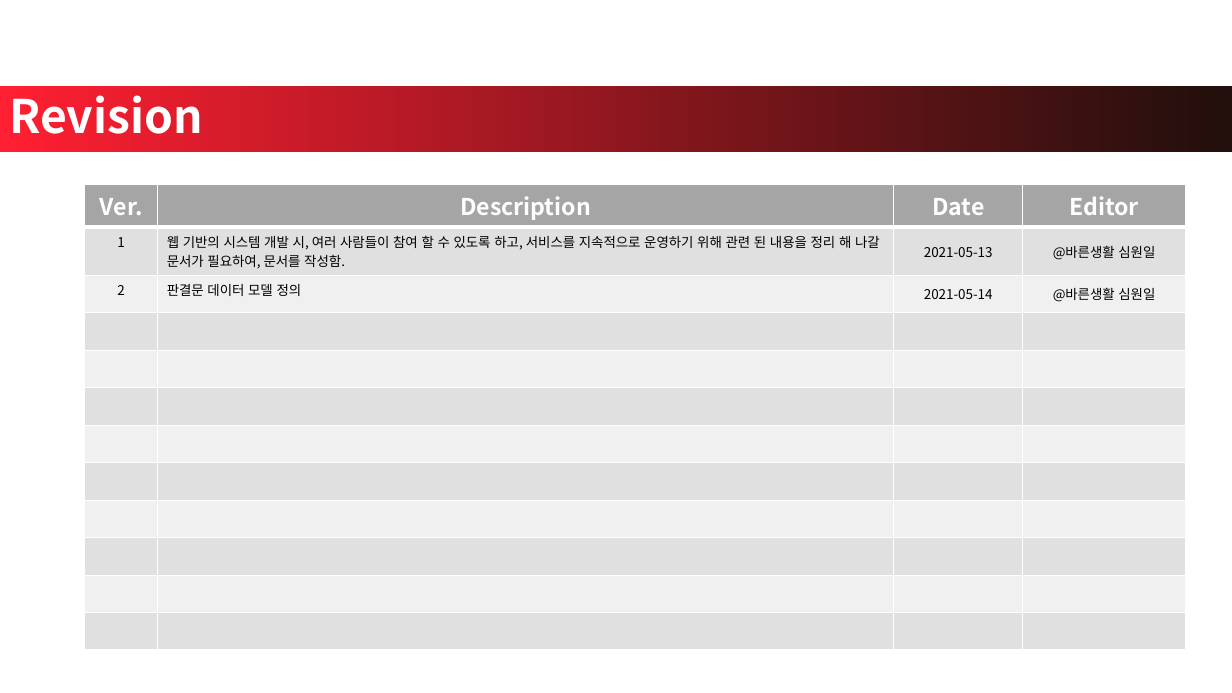
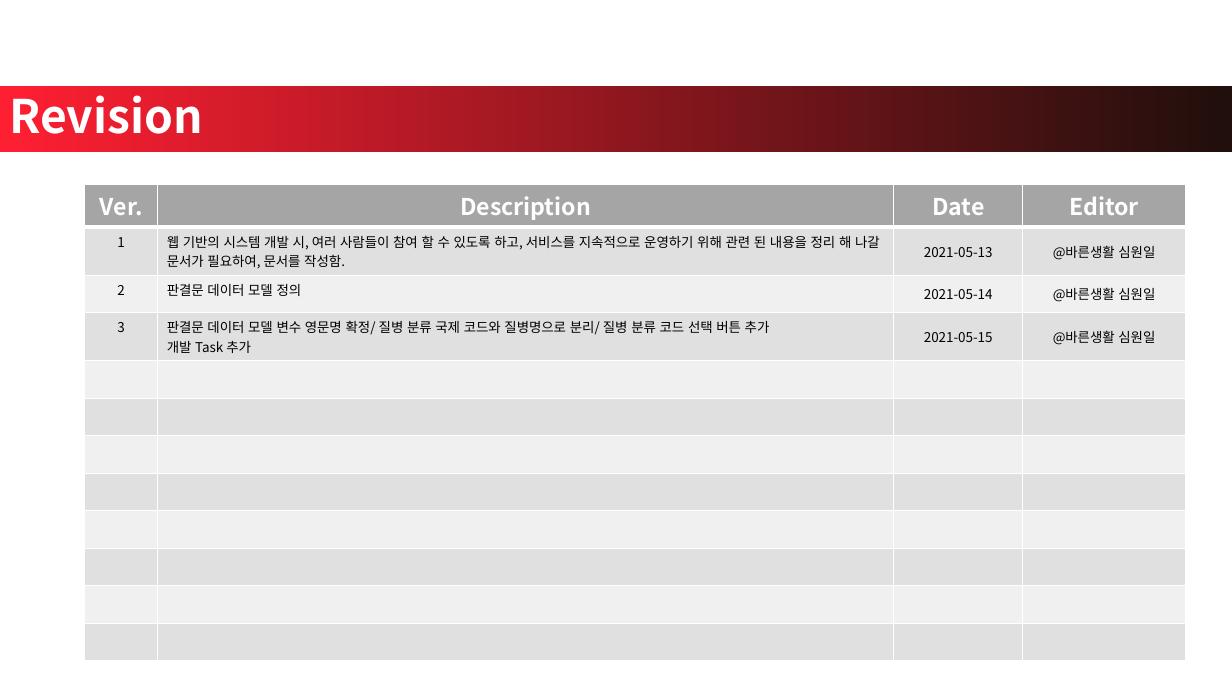
Before and after one commit to achimkoh/sanjae.crawler, a slide deck: slide 2 of Documents/c4k_query_ID_sentences.pptx. Drawn at 1232x693 pixels with LibreOffice and Linux fonts; fonts in the diff are those of the drawing; background and template pictures are left out. Boxes give left, top, right and bottom in pixels: in the first picture for what was removed or moved away, otherwise in the second. Text is boxed around its words. In the diff, an @@ line names an element or a change of style, - is before the commit and + after.

Commit message:
변수명 수정/ 기획 보완/ (일부)기능 리스트 추가

```diff
--- a/Documents/c4k_query_ID_sentences.pptx
+++ b/Documents/c4k_query_ID_sentences.pptx
@@ table at box(85, 185, 1187, 643) @@
+row 4: 3 | 판결문 데이터 모델 변수 영문명 확정/ 질병 분류 국제 코드와 질병명으로 분리/ 질병 분류 코드 선택 버튼 추가 / 개발 Task 추가 | 2021-05-15 | @바른생활 심원일
-row 12:  |  |  | 
```
Also in this commit, not shown: 5 other slides changed, 1 slide added.
